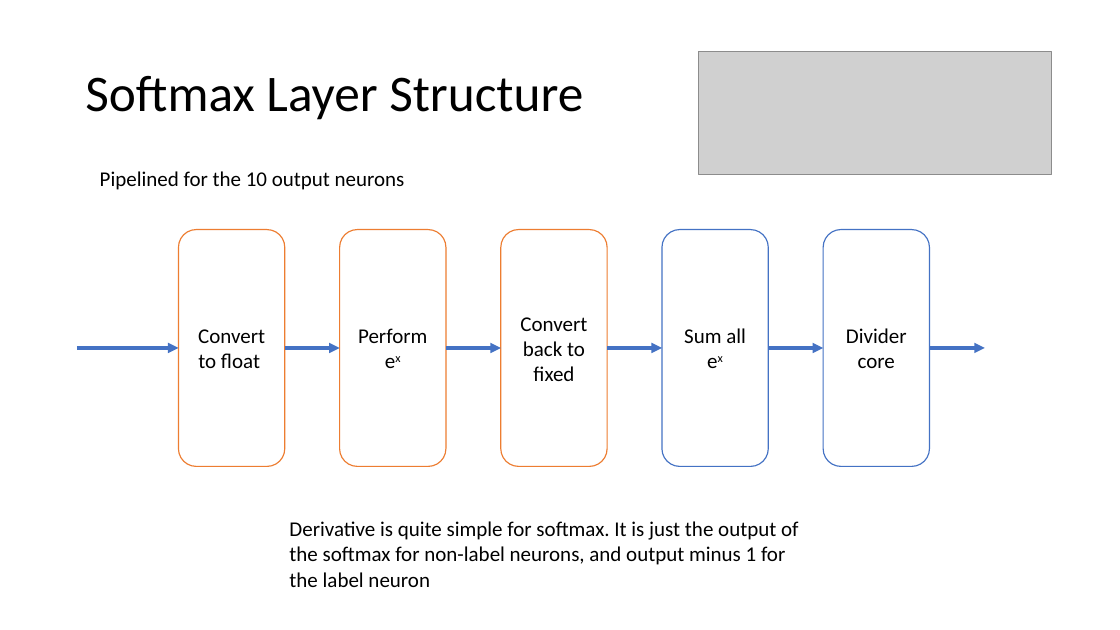
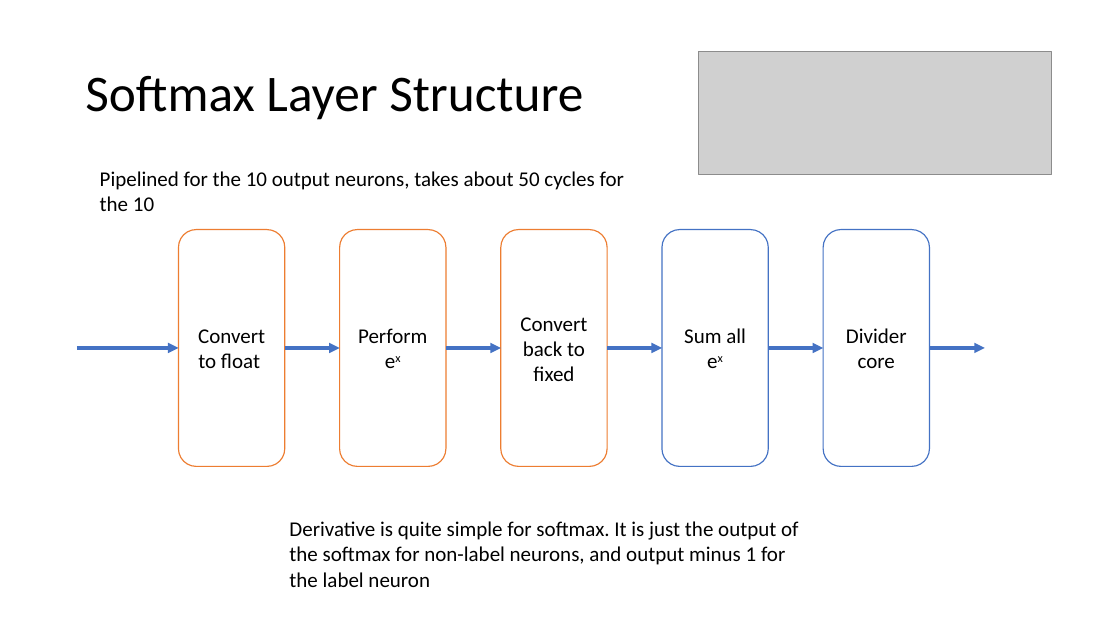
Before and after one commit to erikgroving/NeuralNetworkHardwareAccelerator, a slide deck: slide 5 of WeeklyPresentations/update12_06_13.pptx (slide 6 before the commit). Drawn at 1120x630 pixels with LibreOffice and Linux fonts; fonts in the diff are those of the drawing; grey boxes stand for pictures. Boxes give left, top, right and bottom in pixels: in the first picture for what was removed or moved away, otherwise in the second. Text is boxed around its words. In the diff, an @@ line names an element or a change of style, - is before the commit and + after.

```diff
--- a/WeeklyPresentations/update12_06_13.pptx
+++ b/WeeklyPresentations/update12_06_13.pptx
@@ text at (x1=100, y1=171, x2=624, y2=211): text changed @@
-Pipelined for the 10 output neurons
+Pipelined for the 10 output neurons, takes about 50 cycles for the 10
```
Also in this commit, not shown: 3 other slides changed, 3 slides added, 1 other file.
